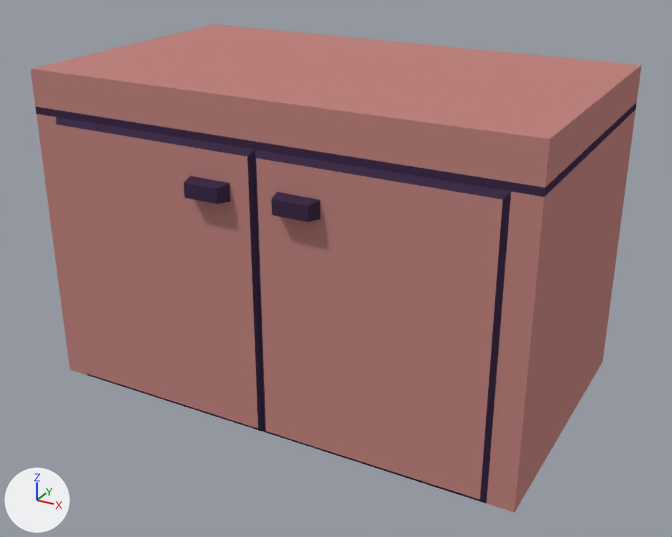
Before and after pictures for a commit that changed the Blender file Javoc/Assets/meshes/complementos/muebleCocina.blend.
Before and after are seen from a 50 mm camera at (1.09, -1.976, 1.292) aimed at (0.024, -0.038, 0.323). Lighting does not change. The marker at lower left points along +X, +Y and +Z.
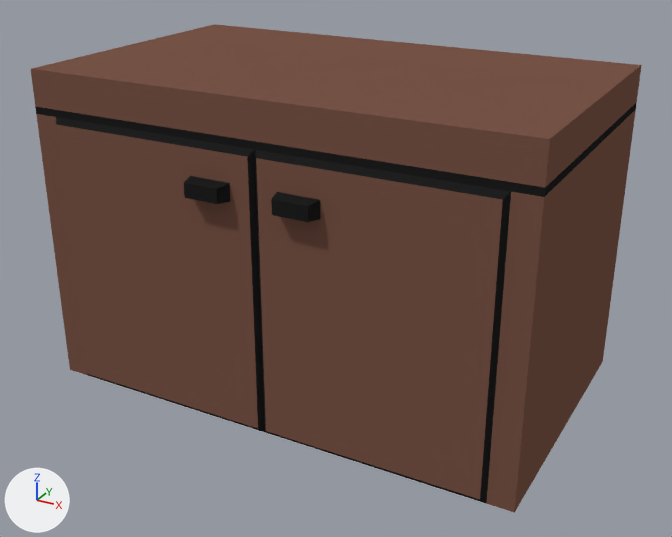
Pixel boxes (x1, y1, x2, y2) of what changed, in the pictures (672 x 537 px):
part 1 of me_cube_001, recoloured: (30, 24, 642, 513) in both
part 2 of me_cube_001, recoloured (purple to black): (35, 102, 637, 503) in both

The change, as a diff of the scene's bpy script:
```diff
--- a/Javoc/Assets/meshes/complementos/muebleCocina.blend.py
+++ b/Javoc/Assets/meshes/complementos/muebleCocina.blend.py
@@ mat_madera @@
+mat_madera = diffuse_material('madera')
+mat_madera.base_color = (0.191, 0.0908, 0.0648)  # brown #795548
@@ mat_detalles @@
+mat_detalles = diffuse_material('detalles')
+mat_detalles.base_color = (0.0152, 0.0152, 0.0152)  # black #212121
@@ me_cube_001 @@
 me_cube_001.from_pydata(...)  # 64 vertices, 58 faces; spans x -0.64..0.64, y -0.407..0.397, z 0.0..0.831
 # used by ob_cube_001; location = (0.0, 0.0, 0.0)
+# me_cube_001 part 1: all 28 faces that had it switch from mat_material (pink #c08580) to mat_madera (brown #795548)
+# me_cube_001 part 2: all 30 faces that had it switch from mat_material_002 (dark purple #42314c) to mat_detalles (black #212121)
```
